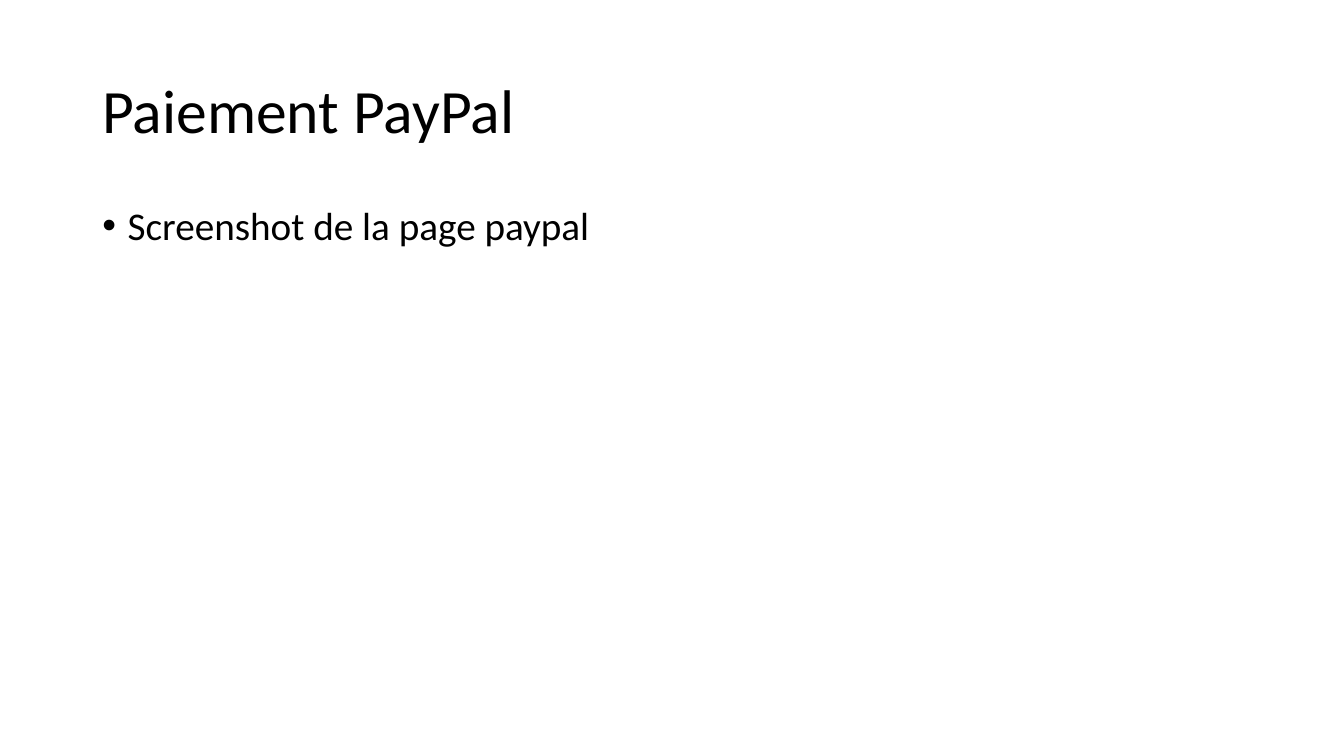
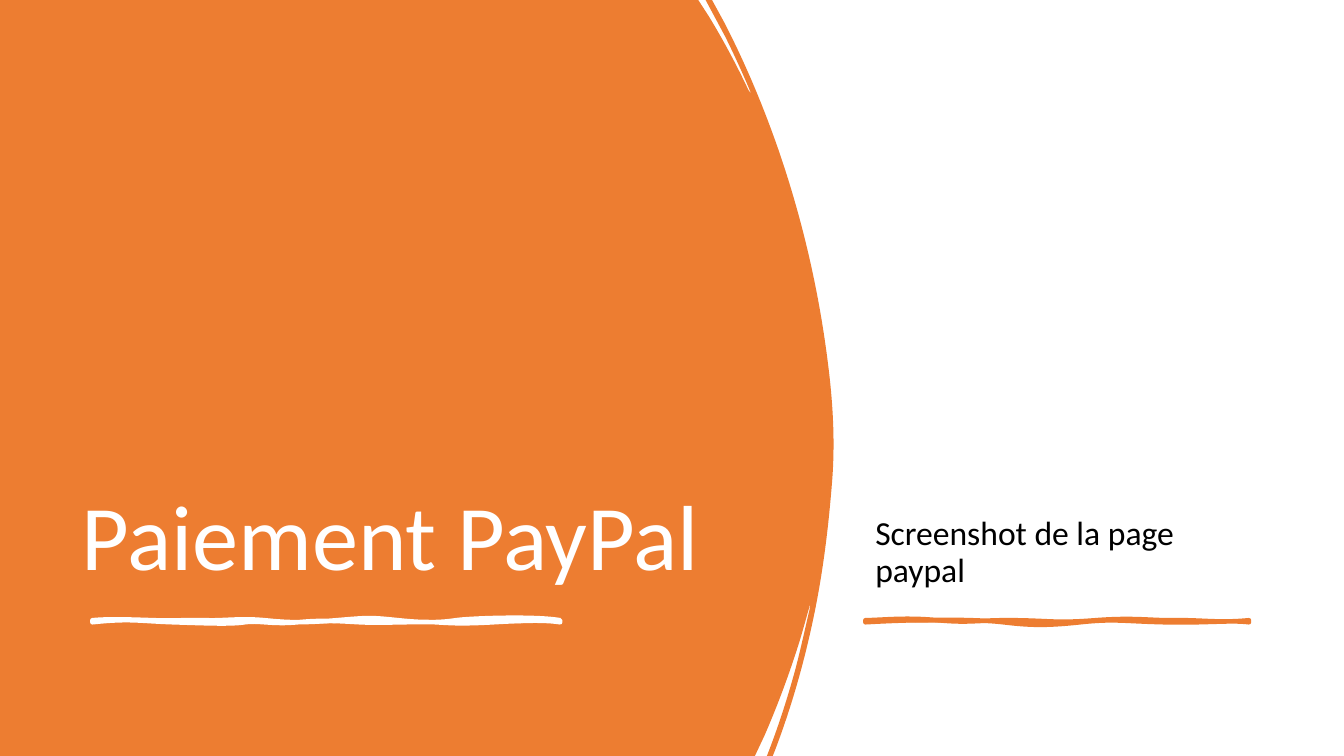
Before and after one commit to Eliefrh/Mamas-pizza, a slide deck: slide 7 of Doc/Mammas Pizzeria.pptx. Drawn at 1344x756 pixels with LibreOffice and Linux fonts; fonts in the diff are those of the drawing. Boxes give left, top, right and bottom in pixels: in the first picture for what was removed or moved away, otherwise in the second. Text is boxed around its words. In the diff, an @@ line names an element or a change of style, - is before the commit and + after.

```diff
--- a/Doc/Mammas Pizzeria.pptx
+++ b/Doc/Mammas Pizzeria.pptx
@@ freeform shape added at [0,0,834,756], fill #ED7D31 @@
@@ title "Paiement PayPal": place and size @@
-title "Paiement PayPal" at [102,90,514,143]
+title "Paiement PayPal" at [82,506,699,585]
@@ title "Paiement PayPal" at [82,506,699,585]: size 44 to 66 pt, text colour #000000 to #FFFFFF; vertical alignment middle to bottom @@
@@ text "Screenshot de la page paypal": place and size @@
-text "Screenshot de la page paypal" at [128,212,590,247]
+text "Screenshot de la page paypal" at [875,521,1174,588]
@@ text "Screenshot de la page paypal" at [875,521,1174,588]: size 28 to 24 pt; bullet • to none; vertical alignment top to bottom @@
@@ freeform shape added at [93,620,561,622], fill #FFFFFF, outline #FFFFFF 3.25 pt @@
@@ freeform shape added at [866,620,1250,622], fill #ED7D31, outline #ED7D31 3.25 pt @@
```
Also in this commit, not shown: 14 other slides changed, 1 other file.
